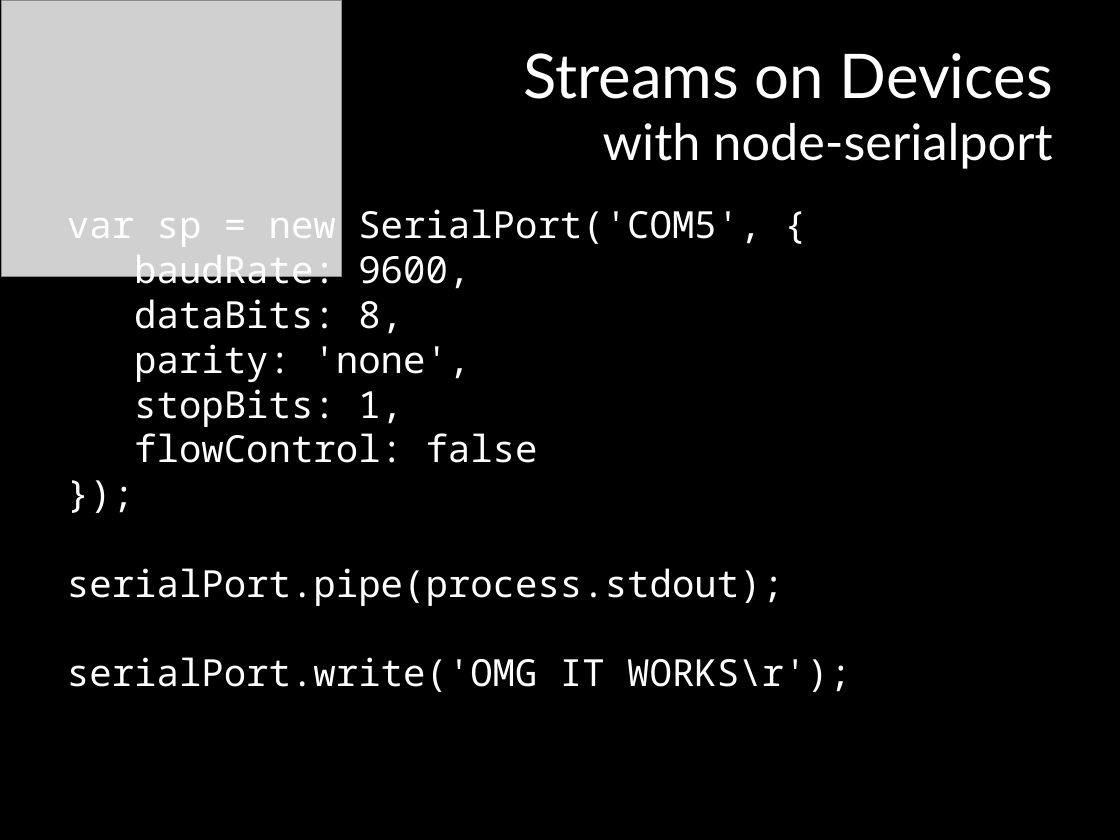
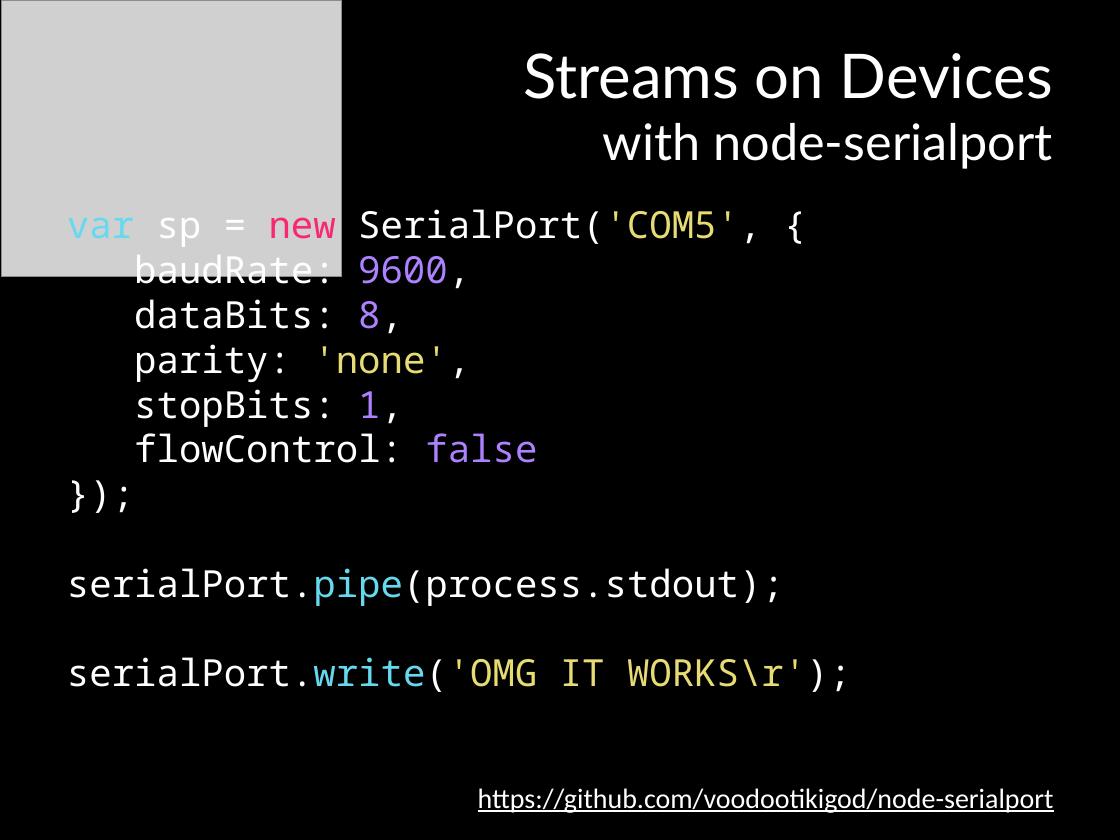
Before and after one commit to mattpodwysocki/SDC2013, a slide deck: slide 27 of SDC2013.pptx. Drawn at 1120x840 pixels with LibreOffice and Linux fonts; fonts in the diff are those of the drawing; grey boxes stand for pictures. Boxes give left, top, right and bottom in pixels: in the first picture for what was removed or moved away, otherwise in the second. Text is boxed around its words. In the diff, an @@ line names an element or a change of style, - is before the commit and + after.

```diff
--- a/SDC2013.pptx
+++ b/SDC2013.pptx
@@ text at (x1=67, y1=209, x2=851, y2=692): text colour #FFFFFF to #66D9EF in "var", "serialPort.pipe(process.stdout);", "serialPort.write('OMG"; text colour #FFFFFF to #F92672 in "new"; text colour #FFFFFF to #E6DB74 in "SerialPort('COM5',", "'none',", "serialPort.write('OMG IT WORKS\r');"; text colour #FFFFFF to #AE81FF in "9600,", "8,", "1,", "false" @@
@@ text added at (x1=478, y1=788, x2=1054, y2=813), 18 pt, text #FFFFFF, underline @@
+https://github.com/voodootikigod/node-serialport
```
Also in this commit, not shown: 8 other slides changed, 1 slide added, 2 slides removed, 22 other files.
